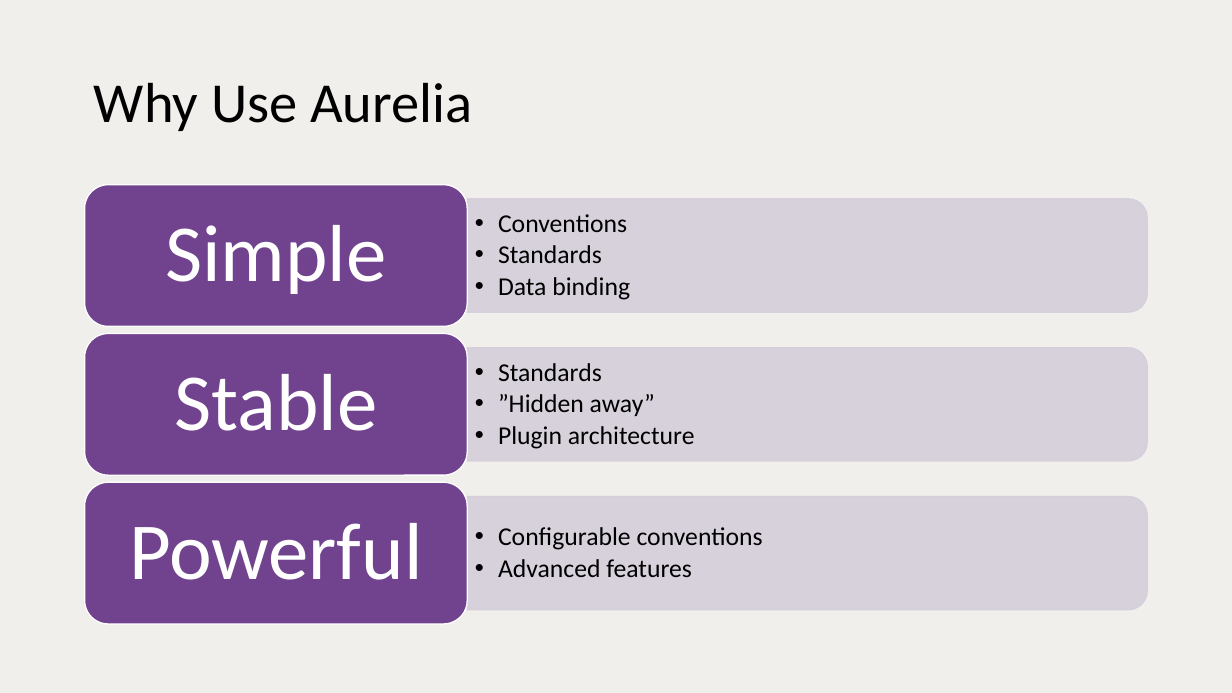
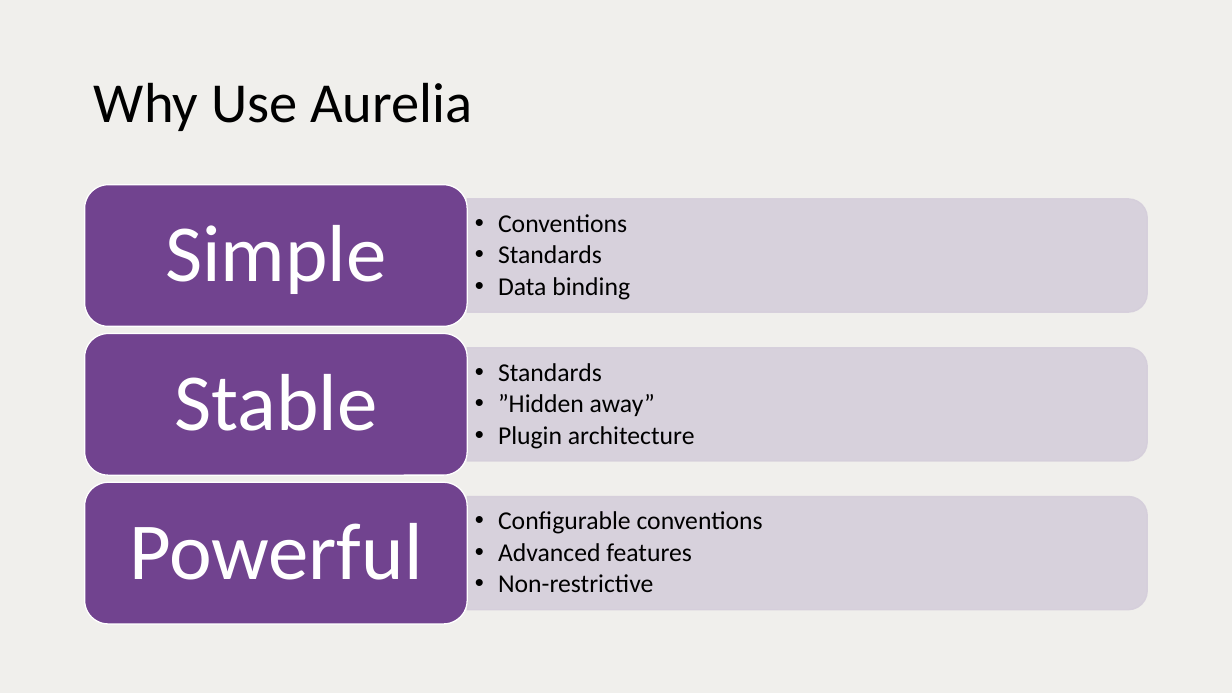
Before and after one commit to vuorinem/ADNUGTalk, a slide deck: slide 31 of Aurelia.pptm. Drawn at 1232x693 pixels with LibreOffice and Linux fonts; fonts in the diff are those of the drawing. Boxes give left, top, right and bottom in pixels: in the first picture for what was removed or moved away, otherwise in the second. Text is boxed around its words. In the diff, an @@ line names an element or a change of style, - is before the commit and + after.

```diff
--- a/Aurelia.pptm
+++ b/Aurelia.pptm
@@ text at box(498, 511, 763, 561): bullet • to •• @@
@@ text at box(498, 574, 653, 592): paragraph added @@
+  •• Non-restrictive
```
Also in this commit, not shown: 9 other slides changed, 1 slide added, 1 slide removed.
